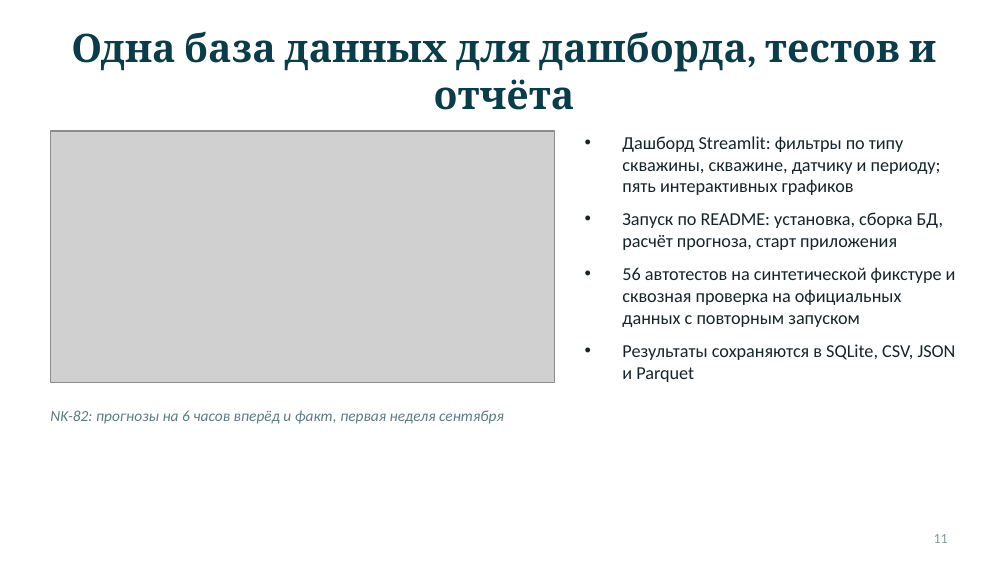
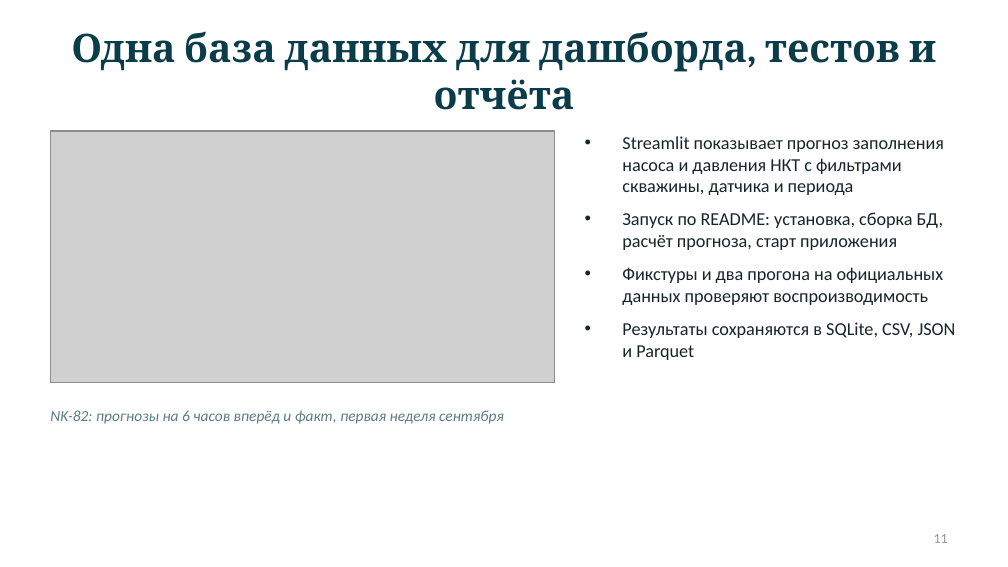
Before and after one commit to R0onen/Short-Term-Forecasting-of-Well-Parameters, a slide deck: slide 11 of presentation/well-forecast-defense-ru.pptx. Drawn at 1008x567 pixels with LibreOffice and Linux fonts; fonts in the diff are those of the drawing; grey boxes stand for pictures. Boxes give left, top, right and bottom in pixels: in the first picture for what was removed or moved away, otherwise in the second. Text is boxed around its words. In the diff, an @@ line names an element or a change of style, - is before the commit and + after.

```diff
--- a/presentation/well-forecast-defense-ru.pptx
+++ b/presentation/well-forecast-defense-ru.pptx
@@ text at <box>622,136,944,195</box>: text changed @@
-• Дашборд Streamlit: фильтры по типу скважины, скважине, датчику и периоду; пять интерактивных графиков
+• Streamlit показывает прогноз заполнения насоса и давления НКТ с фильтрами скважины, датчика и периода
@@ text at <box>622,267,944,305</box>: text changed @@
-• 56 автотестов на синтетической фикстуре и сквозная проверка на официальных данных с повторным запуском
+• Фикстуры и два прогона на официальных данных проверяют воспроизводимость
```
Also in this commit, not shown: 6 other slides changed, 12 other files.
